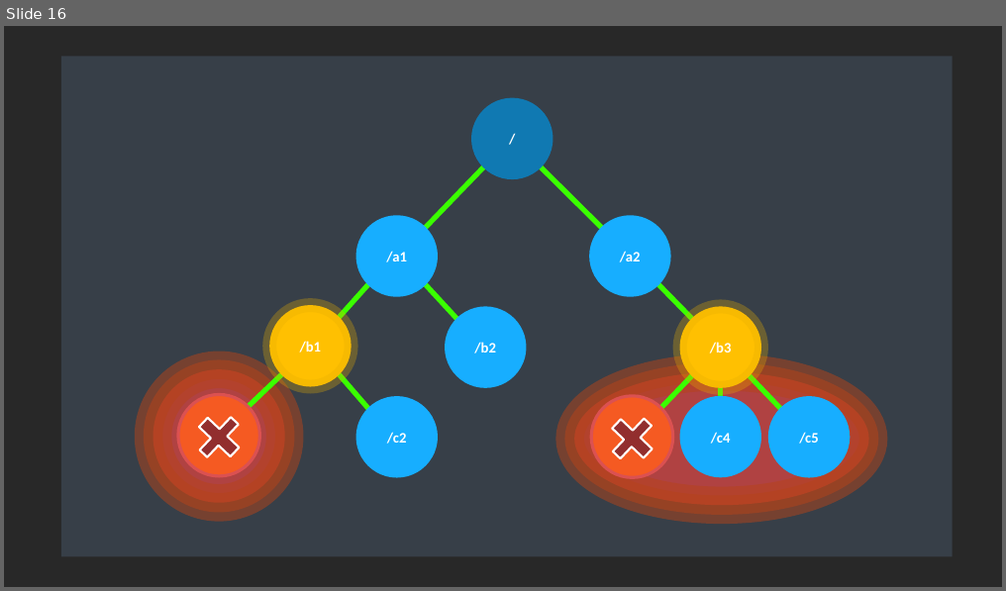
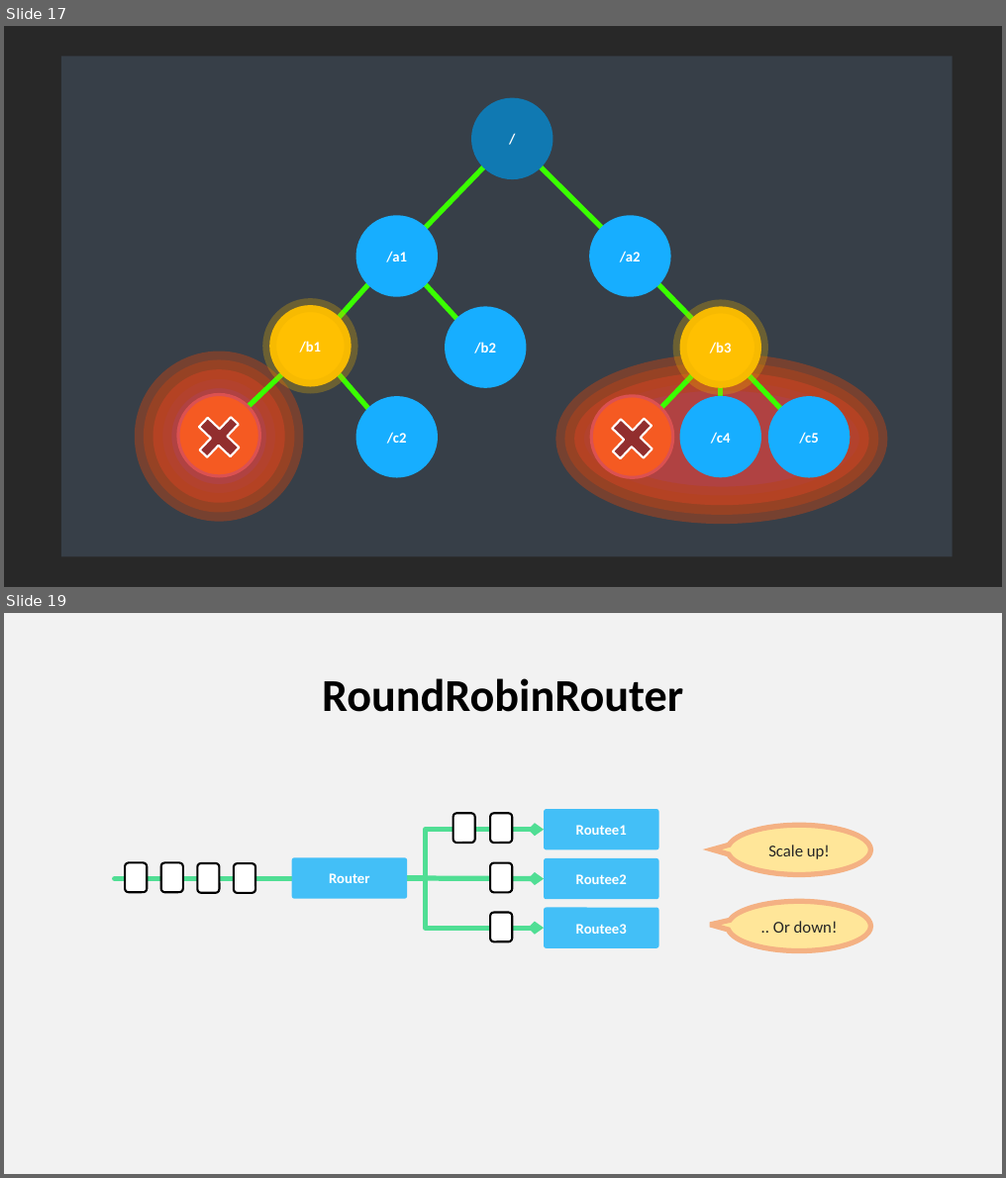
Before and after one commit to asynkron/website, a slide deck: media/logo.pptx. Shown one above the other, each under a label of ours: slide 16 before the commit, slides 17 and 19 after it; the slides between them are not shown. The pictures are 1006x591 and 1006x1178 pixels, drawn with LibreOffice and Linux fonts; fonts in the diff are those of the drawing. Boxes give left, top, right and bottom in pixels: in the first picture for what was removed or moved away, otherwise in the second. Text is boxed around its words. In the diff, an @@ line names an element or a change of style, - is before the commit and + after.

```diff
--- a/media/logo.pptx
+++ b/media/logo.pptx
@@ slide 19 added at bbox=[4, 613, 1002, 1174], background #F2F2F2 @@
@@ title added at bbox=[322, 678, 683, 712], 44 pt, text #000000, bold @@
+RoundRobinRouter
@@ rounded rectangle added at bbox=[453, 814, 475, 843], fill #FFFFFF, outline #000000 2 pt @@
@@ rounded rectangle added at bbox=[491, 814, 512, 843], fill #FFFFFF, outline #000000 2 pt @@
@@ rounded rectangle added at bbox=[544, 809, 659, 851], fill #43BFF7, 14 pt, text #FFFFFF, bold @@
+Routee1
@@ elbow arrow added from (408, 878) to (544, 830), #50DE94 5 pt @@
@@ speech bubble added at bbox=[728, 825, 871, 874], fill #FFE699, outline #F4B183 5 pt, 16 pt, text #262626 @@
+Scale up!
@@ line added from (115, 878) to (292, 878), #50DE94 5 pt @@
@@ rounded rectangle added at bbox=[126, 863, 147, 892], fill #FFFFFF, outline #000000 2 pt @@
@@ rounded rectangle added at bbox=[161, 863, 183, 892], fill #FFFFFF, outline #000000 2 pt @@
@@ rounded rectangle added at bbox=[197, 863, 219, 893], fill #FFFFFF, outline #000000 2 pt @@
@@ rounded rectangle added at bbox=[234, 863, 255, 893], fill #FFFFFF, outline #000000 2 pt @@
@@ rounded rectangle added at bbox=[292, 858, 408, 899], fill #43BFF7, 14 pt, text #FFFFFF, bold @@
+Router
@@ elbow arrow added from (408, 878) to (544, 928), #50DE94 5 pt @@
@@ arrow added from (408, 878) to (544, 878), #50DE94 5 pt @@
@@ rounded rectangle added at bbox=[491, 863, 512, 892], fill #FFFFFF, outline #000000 2 pt @@
@@ rounded rectangle added at bbox=[544, 859, 659, 900], fill #43BFF7, 14 pt, text #FFFFFF, bold @@
+Routee2
@@ rounded rectangle added at bbox=[544, 908, 659, 950], fill #43BFF7, 14 pt, text #FFFFFF, bold @@
+Routee3
@@ speech bubble added at bbox=[728, 901, 871, 951], fill #FFE699, outline #F4B183 5 pt, 16 pt, text #262626 @@
+.. Or down!
@@ rounded rectangle added at bbox=[491, 912, 512, 942], fill #FFFFFF, outline #000000 2 pt @@
@@ what was slide 16 is now slide 17 @@
```
Also in this commit, not shown: 3 other slides added, 2 other files.
